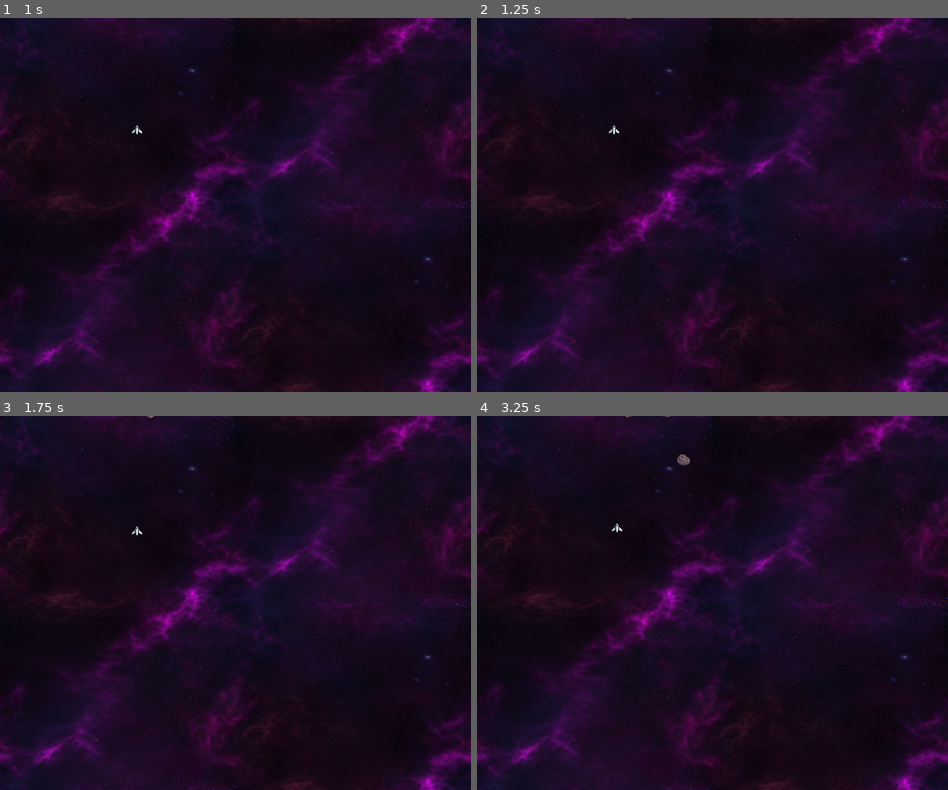
Above: before the commit, frames 1-4 (two rows, left to right).
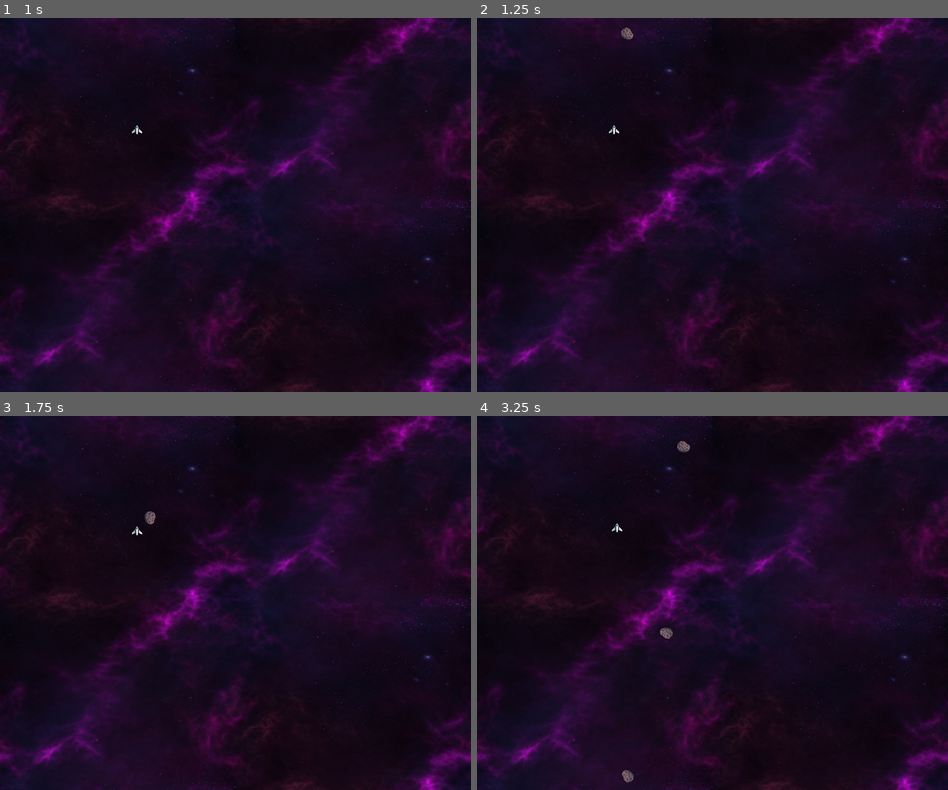
Above: after the commit, the same moments.

Repository: Smart-Jellyfish/SpaceShooter
Game: Godot game, scene res://Scenes/Level/level.tscn
Same seed, same stepped clock (60 frames per second), same inputs: the game is played once before the commit and once after it.
Inputs:
- Up to frame 1 (1 s): tap Enter (Fire Secondary) at 0.5 s; hold Right (Right) from 0.53 s (still down); hold Space (Fire Primary) from 0.53 s (still down)
- Up to frame 2 (1.25 s): keep holding Right (Right); keep holding Space (Fire Primary)
- Up to frame 3 (1.75 s): release Right (Right) at 1.28 s; release Space (Fire Primary) at 1.28 s; hold Down (Down) from 1.28 s (still down); tap Enter (Fire Secondary) at 1.35 s
- Up to frame 4 (3.25 s): release Down (Down) at 2.03 s; hold Right (Right) 2.03-2.78 s; hold Space (Fire Primary) 2.03-2.78 s; hold Up (Up) from 2.78 s (still down); tap Enter (Fire Secondary) at 2.85 s

Frame 1 is identical in both runs. In frame 2, less than 0.1% of the frame differs, in the area x 30-34%, y 0-6%; in frame 3, less than 0.1%; in frame 4, 0.3%, in the area x 30-46%, y 0-98%.

Commit message:
changed meteor to Area2d to stop them piling up, made the velocity random

Diff:
--- a/Scenes/Meteor/meteor.gd
+++ b/Scenes/Meteor/meteor.gd
@@ -1,8 +1,9 @@
-extends CharacterBody2D
+extends Area2D
 
 var ROTATION_SPEED: float
 var ROTATE_CLOCKWISE: bool
 var VELOCITY: float
+var DIRECTION_X: float
 
 # Called when the node enters the scene tree for the first time.
 func _ready():
@@ -13,7 +14,7 @@
 	ROTATE_CLOCKWISE = randi_range(0, 100) % 2 == 1
 
 	# Set a random velocity
-	VELOCITY = randf_range(1, 10)
+	VELOCITY = randf_range(200, 500)
 
 	# Set random start position
 	var width  = get_viewport().get_visible_rect().size[0]
@@ -22,12 +23,10 @@
 	position = Vector2(random_x, random_y)
 
 func _process(delta):
-		position += Vector2(0, 1.0) * 400 * delta
+		position += Vector2(0, 1.0) * VELOCITY * delta
 # Called every frame. 'delta' is the elapsed time since the previous frame.
 func _physics_process(delta):
 	if ROTATE_CLOCKWISE:
 		rotation += 1 * ROTATION_SPEED * delta
 	else:
 		rotation += -1 * ROTATION_SPEED * delta
-
-	move_and_slide()
--- a/Scenes/Meteor/meteor.tscn
+++ b/Scenes/Meteor/meteor.tscn
@@ -6,7 +6,7 @@
 [sub_resource type="CircleShape2D" id="CircleShape2D_h1nsi"]
 radius = 18.0
 
-[node name="Meteor" type="CharacterBody2D"]
+[node name="Meteor" type="Area2D"]
 script = ExtResource("1_wdrnm")
 
 [node name="Sprite2D" type="Sprite2D" parent="."]
